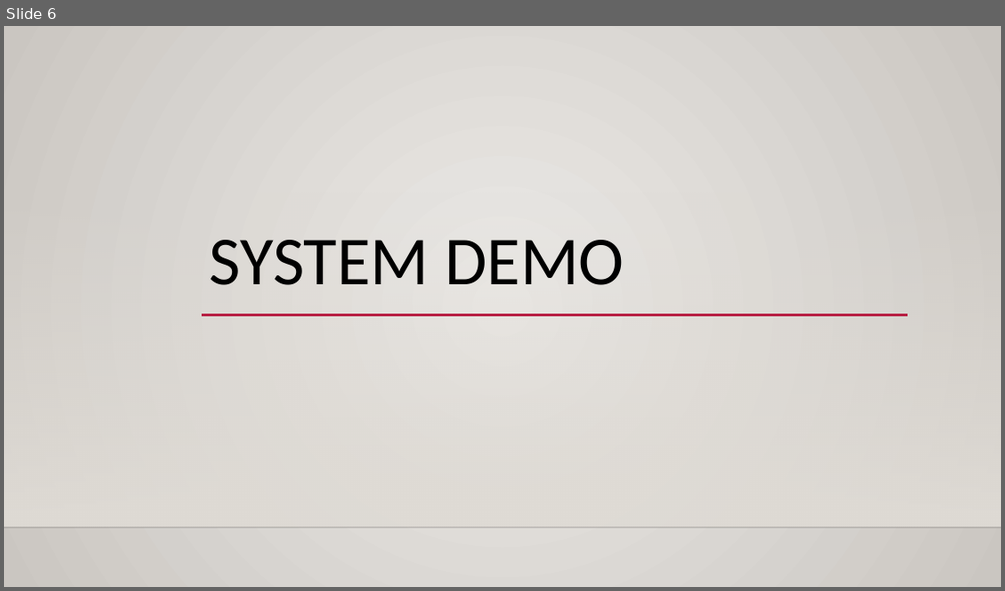
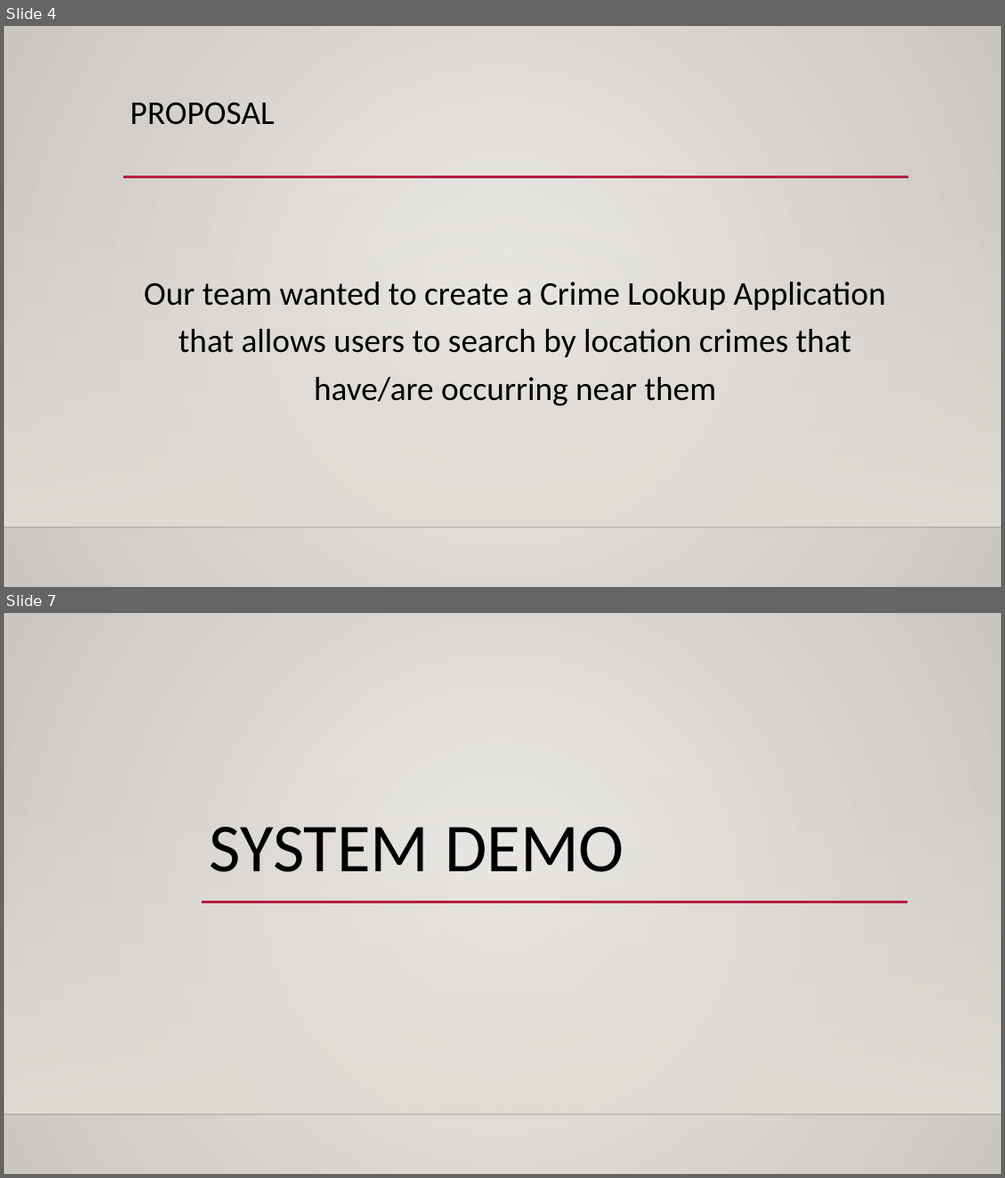
Before and after one commit to MR-Stan/Look-Out, a slide deck: Project2_Presentation_Material.pptx. Shown one above the other, each under a label of ours: slide 6 before the commit, slides 4 and 7 after it; the slides between them are not shown. The pictures are 1005x591 and 1005x1178 pixels, drawn with LibreOffice and Linux fonts; fonts in the diff are those of the drawing; background and template pictures are left out. Boxes give left, top, right and bottom in pixels: in the first picture for what was removed or moved away, otherwise in the second. Text is boxed around its words. In the diff, an @@ line names an element or a change of style, - is before the commit and + after.

Commit message:
Adding the up-to-date powerpoint presentation. All that remains is the pictures of each of the team members and potentially some more future enhancements

```diff
--- a/Project2_Presentation_Material.pptx
+++ b/Project2_Presentation_Material.pptx
@@ slide 4 added at (x1=4, y1=26, x2=1001, y2=587), background gradient #ECEAE7 to #CAC7C1; not listed: 2 template elements that a slide beside it also shows @@
@@ title added at (x1=130, y1=102, x2=275, y2=125), 32 pt, text #000000 @@
+PROPOSAL
@@ line added from (123, 177) to (909, 177), #B71E42 2.5 pt @@
@@ text added at (x1=144, y1=281, x2=886, y2=406), 32 pt, text #000000 @@
+Our team wanted to create a Crime Lookup Application that allows users to search by location crimes that have/are occurring near them
@@ what was slide 6 is now slide 7 @@
```
Also in this commit, not shown: 2 slides changed, 3 other slides added, 3 slides removed.
